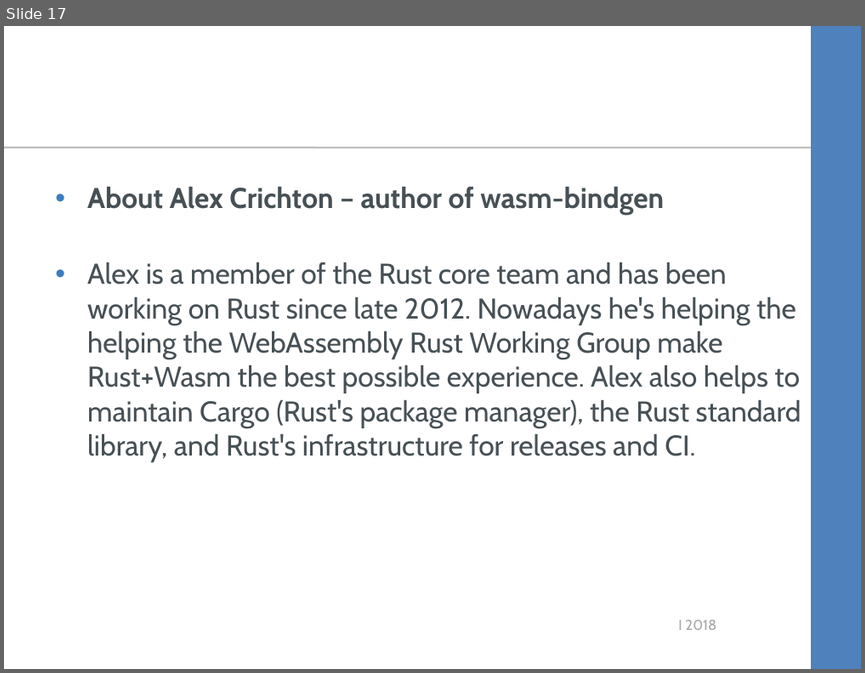
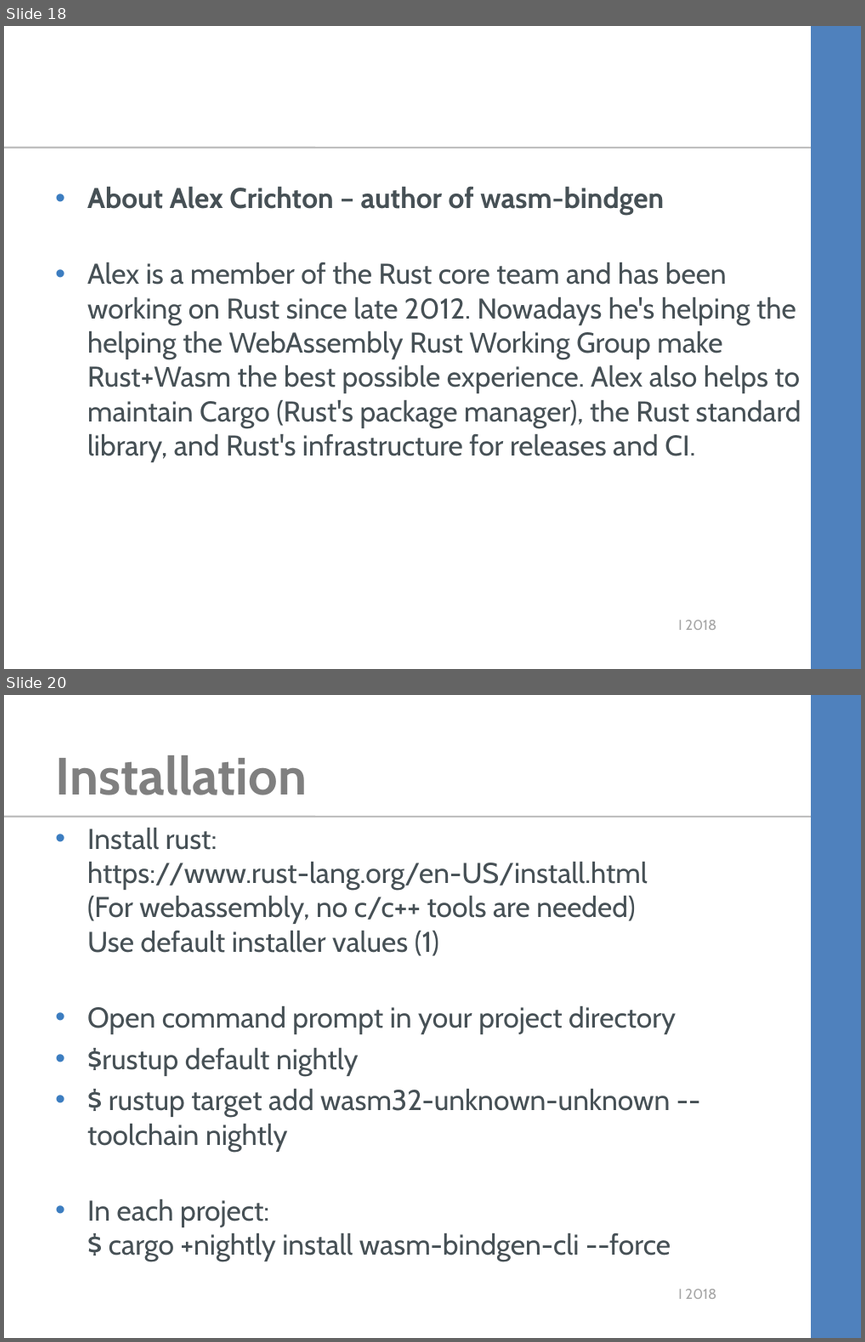
Before and after one commit to kimtuck/WebAssembly, a slide deck: webassembly.ppt. Shown one above the other, each under a label of ours: slide 17 before the commit, slides 18 and 20 after it; the slides between them are not shown. The pictures are 865x673 and 865x1342 pixels, drawn with LibreOffice and Linux fonts; fonts in the diff are those of the drawing; background and template pictures are left out. Boxes give left, top, right and bottom in pixels: in the first picture for what was removed or moved away, otherwise in the second. Text is boxed around its words. In the diff, an @@ line names an element or a change of style, - is before the commit and + after.

```diff
--- a/webassembly.ppt
+++ b/webassembly.ppt
@@ slide 20 added at (4,695,861,1338), background #FFFFFF; not listed: 3 template elements that a slide beside it also shows @@
@@ title added at (55,755,307,795), 44 pt, text #7F7F7F, bold @@
+Installation
@@ text added at (87,828,676,1261), 24 pt, text #465055 @@
+• Install rust:
+  https://www.rust-lang.org/en-US/install.html
+  (For webassembly, no c/c++ tools are needed)
+  Use default installer values (1)
+• Open command prompt in your project directory
+• $rustup default nightly
+• $ rustup target add wasm32-unknown-unknown --toolchain nightly
+• In each project:
+  $ cargo +nightly install wasm-bindgen-cli --force
@@ what was slide 17 is now slide 18 @@
```
Also in this commit, not shown: 3 other slides added, 8 other files.
